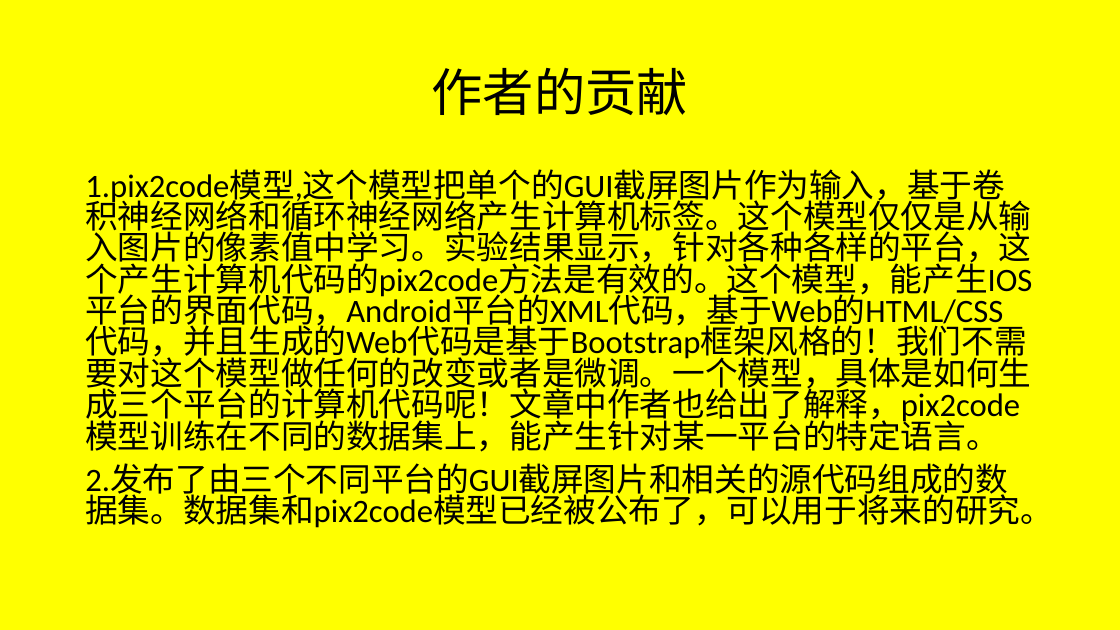
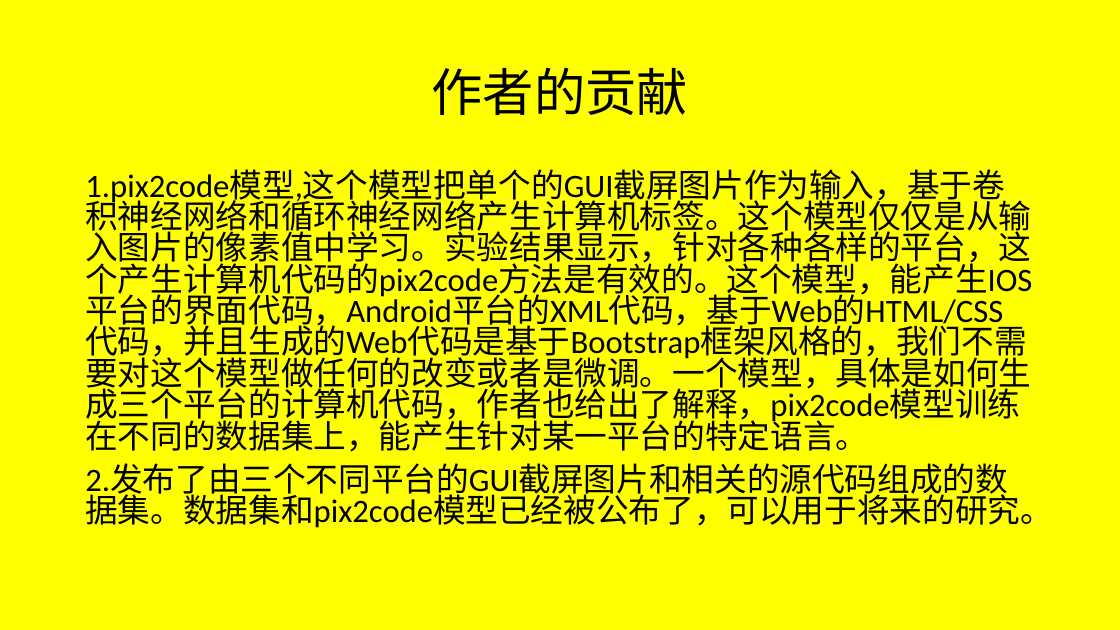
Before and after one commit to JFBabyHorse/learngit-and-BWESE, a slide deck: slide 3 of pix2code学习.pptx. Drawn at 1120x630 pixels with LibreOffice and Linux fonts; fonts in the diff are those of the drawing. Boxes give left, top, right and bottom in pixels: in the first picture for what was removed or moved away, otherwise in the second. Text is boxed around its words. In the diff, an @@ line names an element or a change of style, - is before the commit and + after.

```diff
--- a/pix2code学习.pptx
+++ b/pix2code学习.pptx
@@ text at [85, 170, 1032, 452]: text changed @@
-1.pix2code模型,这个模型把单个的GUI截屏图片作为输入，基于卷积神经网络和循环神经网络产生计算机标签。这个模型仅仅是从输入图片的像素值中学习。实验结果显示，针对各种各样的平台，这个产生计算机代码的pix2code方法是有效的。这个模型，能产生IOS平台的界面代码，Android平台的XML代码，基于Web的HTML/CSS代码，并且生成的Web代码是基于Bootstrap框架风格的！我们不需要对这个模型做任何的改变或者是微调。一个模型，具体是如何生成三个平台的计算机代码呢！文章中作者也给出了解释，pix2code模型训练在不同的数据集上，能产生针对某一平台的特定语言。
+1.pix2code模型,这个模型把单个的GUI截屏图片作为输入，基于卷积神经网络和循环神经网络产生计算机标签。这个模型仅仅是从输入图片的像素值中学习。实验结果显示，针对各种各样的平台，这个产生计算机代码的pix2code方法是有效的。这个模型，能产生IOS平台的界面代码，Android平台的XML代码，基于Web的HTML/CSS代码，并且生成的Web代码是基于Bootstrap框架风格的，我们不需要对这个模型做任何的改变或者是微调。一个模型，具体是如何生成三个平台的计算机代码，作者也给出了解释，pix2code模型训练在不同的数据集上，能产生针对某一平台的特定语言。
```
Also in this commit, not shown: 1 other slide changed, 5 slides added.
